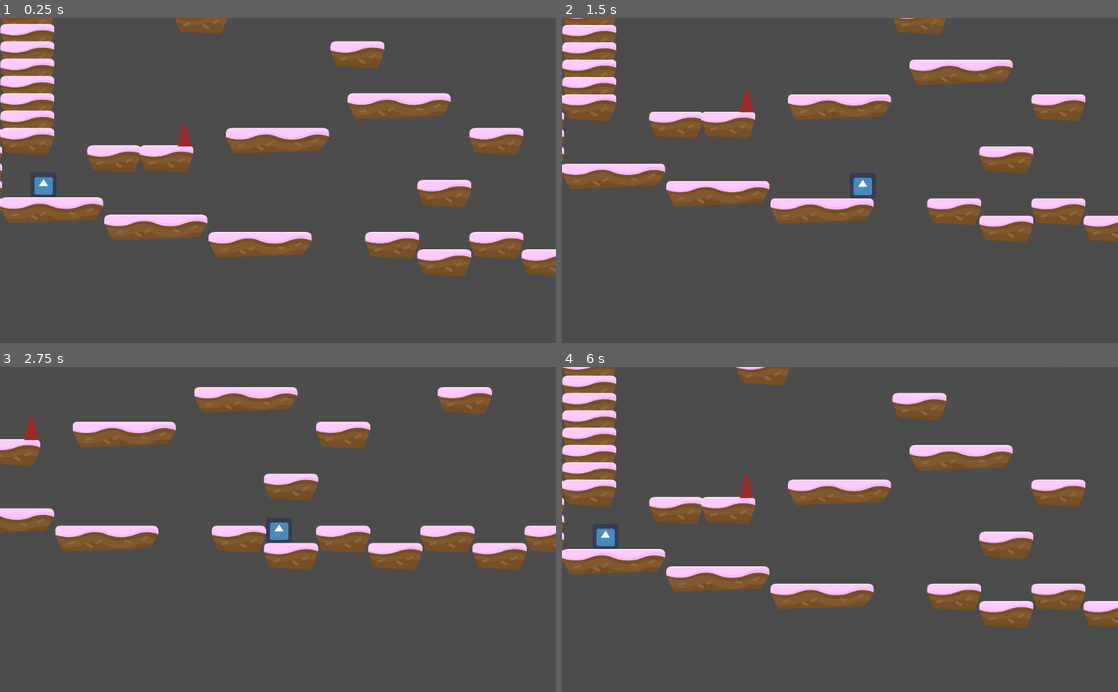
Above: before the commit, frames 1-4 (two rows, left to right).
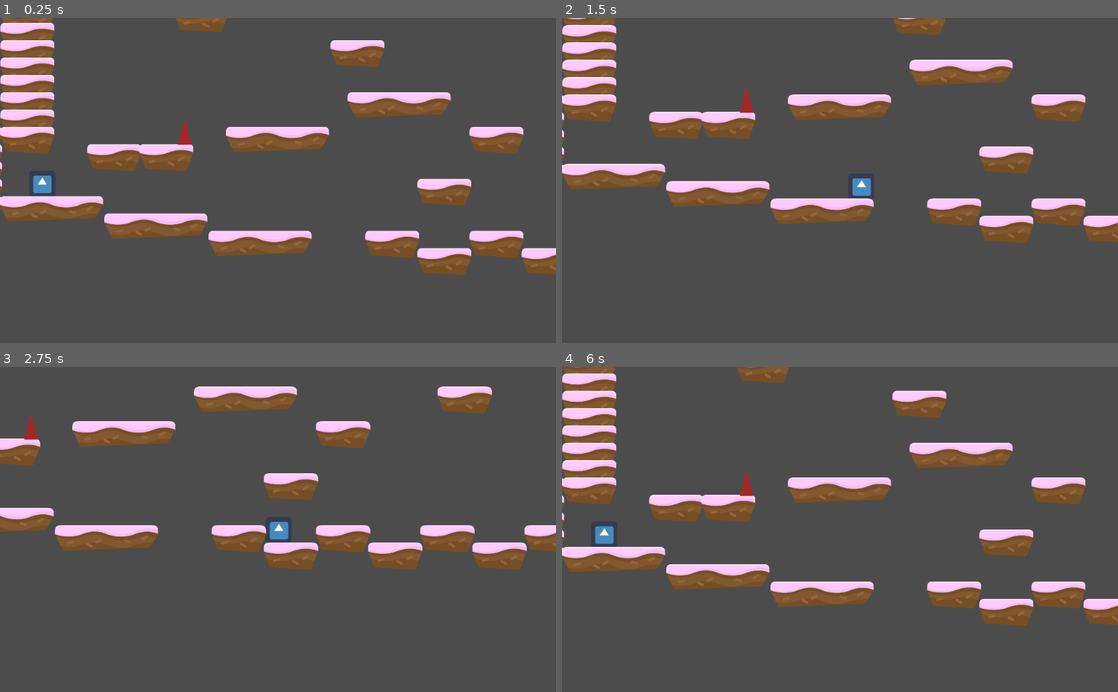
Above: after the commit, the same moments.

Repository: AkaiTobira/DesRepair
Game: Godot game, scene res://Scenes/LVL1.tscn
The game is run twice, just before and just after one commit, with the same random seed, the same clock (stepped at 60 frames per second) and the same inputs. The engine's default icon, where the game draws it, is replaced by a stand-in: a white triangle on a blue panel in a dark square.
Inputs (mouse positions are in pixels of both pictures, inside the frame that each line leads up to):
- Up to frame 1 (0.25 s): no input
- Up to frame 2 (1.5 s): move the mouse to (962, 164) at 0.52 s; hold Right (right) from 0.53 s (still down); click (962, 164) at 0.67 s; tap Up (jump) at 0.77 s; move the mouse to (728, 196) at 1.27 s; click (728, 196) at 1.42 s
- Up to frame 3 (2.75 s): tap Up (jump) at 1.52 s; move the mouse to (333, 458) at 2.02 s; release Right (right) at 2.03 s; hold Left (left) from 2.03 s (still down); click (333, 458) at 2.17 s
- Up to frame 4 (6 s): move the mouse to (812, 594) at 2.77 s; release Left (left) at 2.78 s; hold Right (right) 2.78-4.28 s; click (812, 594) at 2.92 s; tap Up (jump) at 3.02, 3.77, 4.52 s; move the mouse to (1006, 578) at 3.52 s; click (1006, 578) at 3.67 s; move the mouse to (673, 480) at 4.27 s; hold Left (left) 4.28-5.03 s; click (673, 480) at 4.42 s; move the mouse to (867, 529) at 5.02 s; hold Right (right) 5.03-5.75 s; click (867, 529) at 5.17 s; click (967, 607) at 5.75 s

The runs differ from the first frame. In frame 1, 4.0% of the frame differs, in the area x 0-100%, y 0-80%; in frame 2, 1.0%; in frame 3, 1.3%; in frame 4, 6.2%, in the area x 0-100%, y 0-81%.

Commit message:
Hookuup

Diff:
--- a/Scenes/LVL1.tscn
+++ b/Scenes/LVL1.tscn
@@ -10,6 +10,8 @@
 
 [node name="TileMap" type="TileMap" parent="."]
 tile_set = ExtResource( 2 )
+collision_use_kinematic = true
+collision_layer = 513
 format = 1
 tile_data = PoolIntArray( -983040, 1, 0, -982992, 1, 0, -917504, 1, 0, -917456, 1, 0, -851968, 1, 0, -851937, 0, 0, -85 …(916 unchanged characters)…
 
--- a/Scenes/Platforms.tres
+++ b/Scenes/Platforms.tres
@@ -2,7 +2,6 @@
 
 [ext_resource path="res://Environment/Terrain/ground_cake.png" type="Texture" id=1]
 [ext_resource path="res://Environment/Terrain/ground_cake_small.png" type="Texture" id=2]
-
 
 [sub_resource type="ConvexPolygonShape2D" id=1]
 points = PoolVector2Array( -172, -44, 176, -44, 184, -40, 188, -32, 188, -20, 188, -16, 184, -8, 180, 0, 172, 12, 156, 32, -160, 44, -188, -16, -188, -28, -188, -36, -184, -40, -176, -44 )
--- a/Scenes/Platforms.tscn
+++ b/Scenes/Platforms.tscn
@@ -10,6 +10,8 @@
 texture = ExtResource( 1 )
 
 [node name="StaticBody2D" type="StaticBody2D" parent="ground_cake"]
+collision_layer = 515
+collision_mask = 515
 
 [node name="CollisionPolygon2D" type="CollisionPolygon2D" parent="ground_cake/StaticBody2D"]
 polygon = PoolVector2Array( -172, -44, 176, -44, 184, -40, 188, -32, 188, -20, 188, -16, 184, -8, 180, 0, 172, 12, 156, 32, -160, 44, -188, -16, -188, -28, -188, -36, -184, -40, -176, -44 )
@@ -19,7 +21,8 @@
 texture = ExtResource( 2 )
 
 [node name="StaticBody2D" type="StaticBody2D" parent="ground_cake_small"]
-collision_mask = 2
+collision_layer = 515
+collision_mask = 515
 
 [node name="CollisionPolygon2D" type="CollisionPolygon2D" parent="ground_cake_small/StaticBody2D"]
 polygon = PoolVector2Array( -92, -44, -84, -48, -16, -48, 88, -48, 96, -44, 100, -36, 100, -28, 100, -20, 72, 48, -76, 40, -96, -16, -100, -32 )
--- a/Scenes/Player.tscn
+++ b/Scenes/Player.tscn
@@ -1,13 +1,15 @@
-[gd_scene load_steps=4 format=2]
+[gd_scene load_steps=6 format=2]
 
 [ext_resource path="res://Scripts/Player.gd" type="Script" id=1]
 [ext_resource path="res://Scenes/PlayerAnimation.tscn" type="PackedScene" id=2]
+[ext_resource path="res://Environment/Bez nazwy.png" type="Texture" id=3]
+[ext_resource path="res://Environment/Bez nazwy hook.png" type="Texture" id=4]
 
 [sub_resource type="RectangleShape2D" id=1]
 extents = Vector2( 32, 32 )
 
 [node name="Player" type="KinematicBody2D"]
-position = Vector2( 160, 160 )
+position = Vector2( 155.488, 174.44 )
 scale = Vector2( 1.5, 1.5 )
 collision_mask = 6
 script = ExtResource( 1 )
@@ -29,6 +31,18 @@
 [node name="Skills" type="Node2D" parent="."]
 
 [node name="GraplingHook" type="RayCast2D" parent="Skills"]
+position = Vector2( 0, -50 )
 enabled = true
-collide_with_areas = true
+cast_to = Vector2( 0, 2000 )
+collision_mask = 514
+
+[node name="Line2D" type="Line2D" parent="Skills/GraplingHook"]
+visible = false
+points = PoolVector2Array( 0, 0, 0, 0 )
+texture = ExtResource( 3 )
+texture_mode = 1
+
+[node name="Hook" type="Sprite" parent="Skills/GraplingHook/Line2D"]
+rotation = -1.5708
+texture = ExtResource( 4 )
 [connection signal="_animate" from="." to="PlayerAnimation" method="_on_Player__animate"]
--- a/Scenes/SandBox.tscn
+++ b/Scenes/SandBox.tscn
@@ -1,7 +1,8 @@
-[gd_scene load_steps=3 format=2]
+[gd_scene load_steps=4 format=2]
 
 [ext_resource path="res://Scenes/Player.tscn" type="PackedScene" id=1]
 [ext_resource path="res://Scenes/Platforms.tres" type="TileSet" id=2]
+[ext_resource path="res://Scenes/Temp.tscn" type="PackedScene" id=3]
 
 [node name="LVL1" type="Node2D"]
 
@@ -9,5 +10,12 @@
 
 [node name="TileMap" type="TileMap" parent="."]
 tile_set = ExtResource( 2 )
+collision_layer = 515
+collision_mask = 515
 format = 1
-tile_data = PoolIntArray( -983043, 0, 0, -983042, 0, 0, -983 …(980 unchanged characters)… 1, 0, -458704, 1, 0, -327683, 1, 0, -393168, 1, 0, -262147, 1, 0, -327632, 1, 0, -196611, 1, 0, -262096, 1, 0, -131075, 1, 0, -196560, 1, 0, -65539, 1, 0, -131024, 1, 0, -3, 1, 0, -65488, 1, 0, 65533, 1, 0, 48, 1, 0, 131069, 1, 0, 65584, 1, 0, 196605, 1, 0, 131120, 1, 0, 262141, 1, 0, 196656, 1, 0, 327677, 1, 0, 262144, 0, 0, 262150, 0, 0, 262156, …(91 unchanged characters)…
+tile_data = PoolIntArray( -983043, 0, 0, -983042, 0, 0, -983 …(980 unchanged characters)… 1, 0, -458704, 1, 0, -327683, 1, 0, -393210, 0, 0, -393197, 0, 0, -393177, 0, 0, -393168, 1, 0, -262147, 1, 0, -327632, 1, 0, -196611, 1, 0, -262096, 1, 0, -131075, 1, 0, -196560, 1, 0, -65539, 1, 0, -131068, 0, 0, -131024, 1, 0, -3, 1, 0, -65488, 1, 0, 65533, 1, 0, 48, 1, 0, 131069, 1, 0, 65584, 1, 0, 196605, 1, 0, 131120, 1, 0, 262141, 1, 0, 196656, 1, 0, 327677, 1, 0, 327679, 0, 0, 262144, 0, 0, 262150, 0, 0, 262156, …(91 unchanged characters)…
+
+[node name="SpikeTop" parent="." instance=ExtResource( 3 )]
+position = Vector2( 733.321, -226.829 )
+collision_layer = 1048575
+collision_mask = 1048575
--- /dev/null
+++ b/Scenes/Temp.tscn
@@ -0,0 +1,16 @@
+[gd_scene load_steps=3 format=2]
+
+[ext_resource path="res://Environment/Hazards/Hazards.gd" type="Script" id=1]
+[ext_resource path="res://Environment/Spikes/spike_top.png" type="Texture" id=2]
+
+[node name="SpikeTop" type="Area2D"]
+modulate = Color( 0.701961, 0.172549, 0.172549, 1 )
+collision_layer = 2
+script = ExtResource( 1 )
+
+[node name="Sprite" type="Sprite" parent="."]
+texture = ExtResource( 2 )
+
+[node name="CollisionPolygon2D" type="CollisionPolygon2D" parent="."]
+polygon = PoolVector2Array( 0, -48, 24, 40, -17.3701, 40, -24, 40, 0, -48 )
+[connection signal="body_entered" from="." to="." method="_on_SpikeTop_body_entered"]
--- a/Scripts/Player.gd
+++ b/Scripts/Player.gd
@@ -13,31 +13,70 @@
 
 var lives = 3
 
-var GRAPLING_HOOK_ENABLED = true #for test
-var grapling_lenght       = 600
+var GRAPLING_HOOK_ENABLED   = true #for test
+var grapling_shooted        = false
+var grapling_hooked         = false
+var grapling_lenght         = 700
+var grapling_lenght_current = 0
+var grapling_speed          = 1500
+var grapling_direction      = Vector2(0,0)
 
-func _grapling_hook():
-	if not Input.is_mouse_button_pressed(BUTTON_RIGHT): return
+func _grapling_hook(delta):
 	if not GRAPLING_HOOK_ENABLED: return
+	if Input.is_mouse_button_pressed(BUTTON_RIGHT) and not (  grapling_shooted or  grapling_hooked) :
+		$Skills/GraplingHook/Line2D.visible = true
+		$Skills/GraplingHook/Line2D/Hook.visible = true
+		var target_point    = get_viewport().get_mouse_position()
+		var origin_position = get_global_transform_with_canvas().origin
+		grapling_direction  = (target_point  - origin_position).normalized()
+		grapling_shooted    = true
 
-	var target_point = get_viewport().get_mouse_position()
-	var origin_position = get_global_transform_with_canvas().origin
-	var direction = (target_point  - origin_position).normalized()
+	if grapling_shooted and not grapling_hooked:
+		grapling_lenght_current = min( grapling_lenght_current + grapling_speed * delta, grapling_lenght )
+		var point     = grapling_direction * grapling_lenght_current
+		$Skills/GraplingHook.cast_to = point
+		$Skills/GraplingHook/Line2D.points[1] = point
+		$Skills/GraplingHook/Line2D/Hook.position = point
+
+		if grapling_lenght_current == grapling_lenght :
+			grapling_shooted        = false
+			grapling_lenght_current = 0
+			$Skills/GraplingHook.cast_to = Vector2(0,0)
+			$Skills/GraplingHook/Line2D.visible = false
+
+		if $Skills/GraplingHook.is_colliding() :
+			print( "Hooked", $Skills/GraplingHook.get_collider() )
+			$Skills/GraplingHook/Line2D/Hook.visible = false
+			#if $Skills/GraplingHook.get_collider().is_class("TileMap"):return
 
 
-	#$Skills/Sprite.position  = position - position
-	#$Skills/Sprite2.position = event.position - position
+			grapling_hooked = true
 
-	var point     = direction * grapling_lenght
+	if grapling_hooked:
+		#$Skills/GraplingHook/Line2D.visible = false
+		motion = grapling_direction * 600
+		grapling_lenght_current = max( grapling_lenght_current - 600 * delta, 0 )
+		var point     = grapling_direction * grapling_lenght_current
+		$Skills/GraplingHook.cast_to = point
+		$Skills/GraplingHook/Line2D.points[1] = point
+		if test_move( get_transform(), motion * delta ):
+			grapling_hooked  = false
+			grapling_lenght_current = 0
+			grapling_shooted = false
+			$Skills/GraplingHook/Line2D.visible = false
+		if not test_move( get_transform(), motion * 600 * delta ):
+			grapling_hooked  = false
+			grapling_lenght_current = 0
+			grapling_shooted = false
+			$Skills/GraplingHook/Line2D.visible = false
 
-	$Skills/GraplingHook.cast_to = point
-	if $Skills/GraplingHook.is_colliding() : print( direction, point )
+
 
 func _physics_process(delta):
 	_gravity()
 	_movement()
 	_jump()
-	_grapling_hook()
+	_grapling_hook(delta)
 	move_and_slide(motion, UP)
 
 
@@ -50,6 +89,7 @@
 		motion.y -= SPEED_JUMP
 
 func _movement():
+
 	if Input.is_action_pressed("left"):
 		motion.x = -SPEED
 	elif Input.is_action_pressed("right"):
Binary file added: Environment/Bez nazwy hook.png
Binary file added: Environment/Bez nazwy.png
